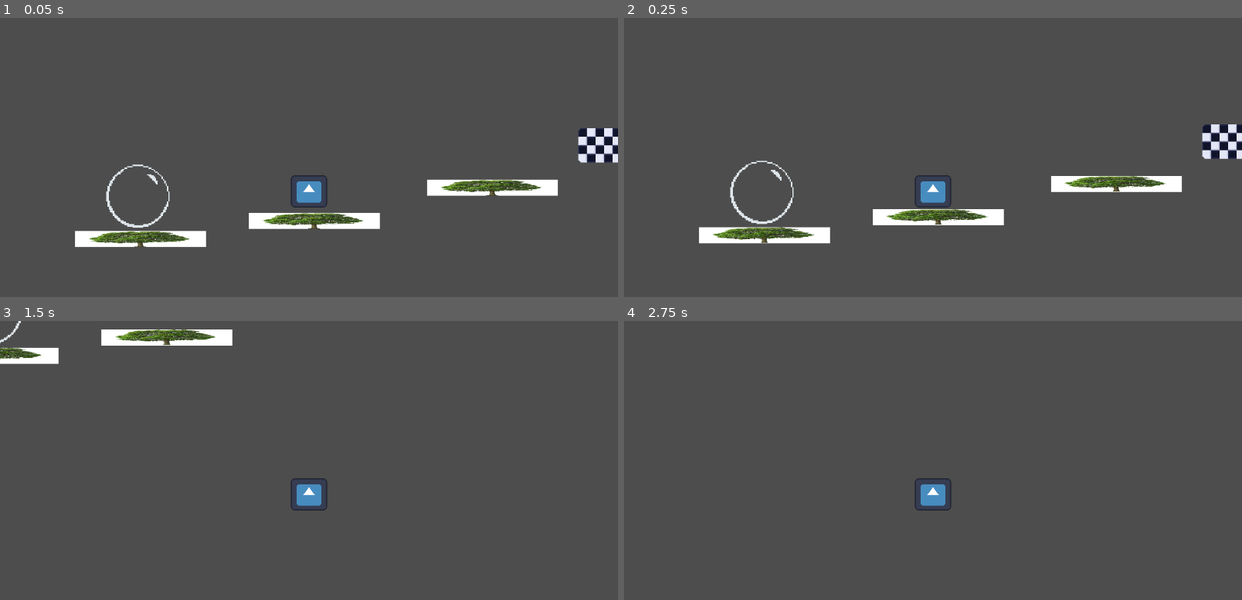
Above: before the commit, frames 1-4 (two rows, left to right).
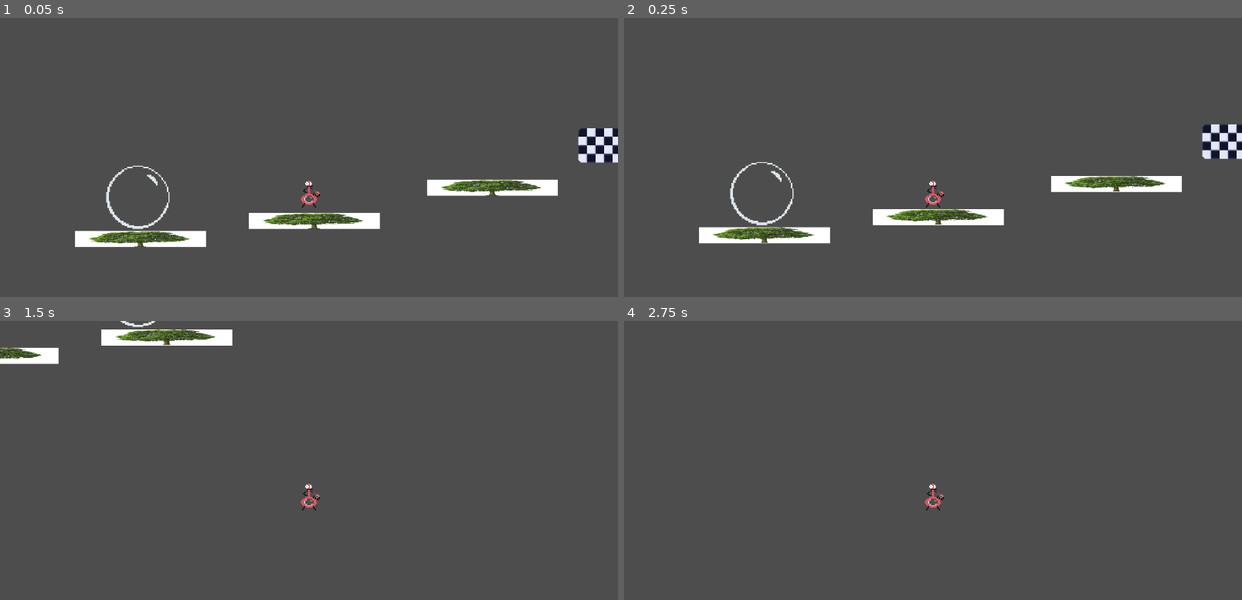
Above: after the commit, the same moments.

Repository: home-gamejam/global-gamejam-202501
Game: Godot game, scene res://main.tscn
Two runs of this game, one before a commit and one after it. Both use one fixed random seed, a clock stepped at 60 frames per second and the inputs below. The engine's default icon, where the game draws it, is replaced by a stand-in: a white triangle on a blue panel in a dark square.
Inputs:
- Up to frame 1 (0.05 s): no input
- Up to frame 2 (0.25 s): no input
- Up to frame 3 (1.5 s): tap Enter (ui_accept) at 0.5, 0.77 s; hold Right (ui_right) from 0.53 s (still down)
- Up to frame 4 (2.75 s): tap Enter (ui_accept) at 1.52, 2 s; release Right (ui_right) at 2.03 s; hold Left (ui_left) from 2.03 s (still down)

The runs differ from the first frame. In frame 1, 0.6% of the frame differs, in the area x 17-53%, y 52-76%; in frame 2, 0.7%, in the area x 17-53%, y 51-75%; in frame 3, 0.5%; in frame 4, 0.4%.

Commit message:
lala boo boo boo boo boo

Diff:
--- a/bubble/area_2d.gd
+++ b/bubble/area_2d.gd
@@ -1,4 +1,4 @@
-extends Area2D
+extends CharacterBody2D
 
 
 # Called when the node enters the scene tree for the first time.
@@ -7,9 +7,13 @@
 
 
 # Called every frame. 'delta' is the elapsed time since the previous frame.
-func _process(delta: float) -> void:
-	pass
 
 
-func _on_body_entered(body: Node2D) -> void:
-	print("ENTERD")
+
+func _on_area_2d_body_entered(body: Node2D) -> void:
+	print("lalala")
+
+func _physics_process(delta: float) -> void:
+	velocity.x = 1
+	velocity.y = 0
+	move_and_slide()
--- a/bubble/area_2d.tscn
+++ b/bubble/area_2d.tscn
@@ -1,21 +1,27 @@
 [gd_scene load_steps=4 format=3 uid="uid://c4yolkw8rasio"]
 
-[ext_resource type="Script" path="res://area_2d.gd" id="1_5q7ao"]
+[ext_resource type="Script" path="res://character_body_2d.gd" id="1_imbyc"]
 [ext_resource type="Texture2D" uid="uid://cfsvk2ckukn5n" path="res://sprites/bubble.png" id="1_m44h2"]
 
 [sub_resource type="CircleShape2D" id="CircleShape2D_c4b6f"]
 radius = 30.0666
 
-[node name="Area2D" type="Area2D"]
-script = ExtResource("1_5q7ao")
-
-[node name="CollisionShape2D" type="CollisionShape2D" parent="."]
-position = Vector2(-154, 16)
-shape = SubResource("CircleShape2D_c4b6f")
+[node name="bubble" type="CharacterBody2D"]
+script = ExtResource("1_imbyc")
 
 [node name="Sprite2D" type="Sprite2D" parent="."]
 position = Vector2(-154.5, 15.5)
 scale = Vector2(1.22917, 1.22917)
 texture = ExtResource("1_m44h2")
 
-[connection signal="body_entered" from="." to="." method="_on_body_entered"]
+[node name="Area2D" type="Area2D" parent="."]
+
+[node name="CollisionShape2D" type="CollisionShape2D" parent="Area2D"]
+position = Vector2(-154, 16)
+shape = SubResource("CircleShape2D_c4b6f")
+
+[node name="CollisionShape2D" type="CollisionShape2D" parent="."]
+position = Vector2(-154, 16)
+shape = SubResource("CircleShape2D_c4b6f")
+
+[connection signal="body_entered" from="Area2D" to="." method="_on_area_2d_body_entered"]
--- a/bubble/bubble boy.tscn
+++ b/bubble/bubble boy.tscn
@@ -1,7 +1,7 @@
 [gd_scene load_steps=4 format=3 uid="uid://b82tr7qqok556"]
 
 [ext_resource type="Script" path="res://character_body_2d.gd" id="1_ctl7h"]
-[ext_resource type="Texture2D" uid="uid://b7o8pl53ak27p" path="res://icon.svg" id="2_wltv6"]
+[ext_resource type="Texture2D" uid="uid://yufnixtctbeh" path="res://sprites/bubbleBoy.png" id="2_0b750"]
 
 [sub_resource type="RectangleShape2D" id="RectangleShape2D_4j3m7"]
 size = Vector2(33, 31)
@@ -10,9 +10,10 @@
 script = ExtResource("1_ctl7h")
 
 [node name="Sprite2D" type="Sprite2D" parent="."]
-position = Vector2(-1.90735e-06, -8.9407e-07)
-scale = Vector2(0.265625, 0.234375)
-texture = ExtResource("2_wltv6")
+position = Vector2(-4.76837e-07, -0.5)
+scale = Vector2(0.918919, 0.645833)
+texture = ExtResource("2_0b750")
+hframes = 7
 
 [node name="CollisionShape2D" type="CollisionShape2D" parent="."]
 shape = SubResource("RectangleShape2D_4j3m7")
--- a/bubble/main.tscn
+++ b/bubble/main.tscn
@@ -131,10 +131,10 @@
 [node name="StaticBody2D3" parent="." instance=ExtResource("2_ypeq0")]
 position = Vector2(-162, 17)
 
-[node name="Area2D" parent="." instance=ExtResource("3_opy8k")]
-
 [node name="TileMap" type="TileMap" parent="."]
 tile_set = SubResource("TileSet_7aw4c")
 format = 2
 layer_0/name = "groundL"
 layer_0/tile_data = PackedInt32Array(-131051, 131072, 2, -196587, 131072, 0, -131052, 65536, 2, -196588, 65536, 0, -131053, 65536, 2, -196589, 65536, 0, -131054, 65536, 2, -196590, 65536, 0, -131055, 65536, 2, -196591, 65536, 0, -131056, 0, 2, -196592, 0, 0)
+
+[node name="bubble" parent="." instance=ExtResource("3_opy8k")]
Not shown: 1 places in bubble/main.tscn that only renumber resources
Not shown, added: bubble/sprites/bubbleBoy.png.import
